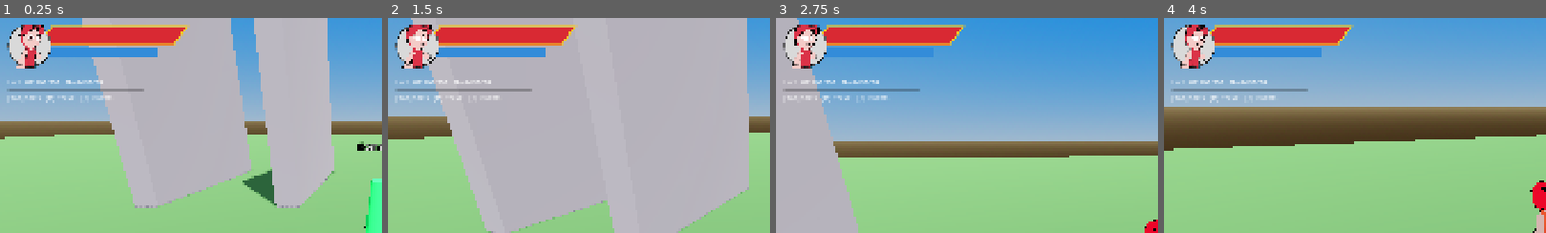
Above: before the commit, frames 1-4 (left to right).
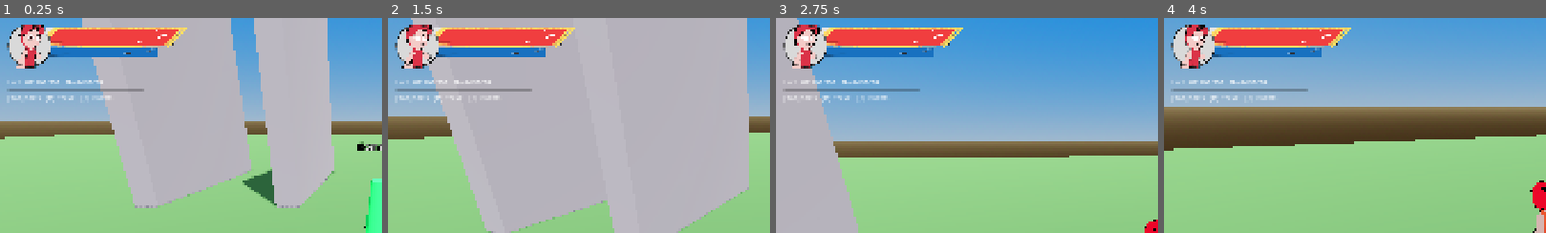
Above: after the commit, the same moments.

Repository: doggoanim/Krits
Game: Godot game, scene res://main.tscn
The game is run twice, just before and just after one commit, with the same random seed, the same clock (stepped at 60 frames per second) and the same inputs.
Inputs (mouse positions are % of the whole screen's width and height, from its top left):
- Up to frame 1 (0.25 s): no input
- Up to frame 2 (1.5 s): tap Enter at 0.5 s; move the mouse to (55, 50) at 0.52 s; hold Ctrl (crouch_pound) 0.53-1.28 s; hold W (move_forward) from 0.53 s (still down); tap Space (jump) at 0.77 s; move the mouse to (45, 50) at 1.27 s; tap E (interact) at 1.35 s
- Up to frame 3 (2.75 s): keep holding W (move_forward); tap Space (jump) at 1.52 s; move the mouse to (52, 48) at 2.02 s; hold Shift (roll_dive) from 2.03 s (still down)
- Up to frame 4 (4 s): keep holding W (move_forward); move the mouse to (49, 52) at 2.77 s; release Shift (roll_dive) at 2.78 s; tap Ctrl (crouch_pound) at 2.85 s; tap Space (jump) at 3.02, 3.77 s; move the mouse to (57, 51) at 3.52 s; tap E (interact) at 3.6 s
The pictures show only the part of the screen within x 0-50%, y 0-50%; the shares and areas given below are measured in that part.

The runs differ from the first frame. In frame 1, 3.0% of the frame differs, in the area x 11-50%, y 3-19%; in frame 2, 3.0%; in frame 3, 3.0%; in frame 4, 3.0%.

Commit message:
Use the designer's actual HUD art for HP fill, shield frame and stamina
Cropped three transparent-background textures out of the pushed
assets/ui/top_left_hud.png mockup — hp_fill.png (the red stroke),
shield_frame.png (just the yellow border, isolated by color so it has
a transparent interior), and stamina_fill.png (the blue stroke) — and
added TexturedSlantedBar, a sibling to SlantedBar that UV-maps a
texture onto the same skewed-reveal polygon instead of drawing a flat
color. The dark background track behind each meter stays a plain
flat-color SlantedBar, since the mockup never drew an empty state to
crop art from. BAR_SKEW is now 20 (measured from the art's own slant)
instead of the earlier guessed 34, and the shield frame gets its own
slightly larger SHIELD_SIZE since its crop includes the border poking
past the red fill's own bounds.

Co-Authored-By: Claude Sonnet 5 <noreply@anthropic.com>
Claude-Session: https://claude.ai/code/session_01TYpdm1jACUqsWG6yyTxbgm

Diff:
--- a/ui/hud.gd
+++ b/ui/hud.gd
@@ -5,28 +5,39 @@
 ## which stay plain Godot controls until a later design pass.
 
 ## -- Meter cluster layout -------------------------------------------------
+## HP fill, the shield frame and the stamina fill are now real art, cropped
+## from the designer's mockup (assets/ui/top_left_hud.png) into three
+## separate transparent-background textures — see TexturedSlantedBar for how
+## a single flat mockup image still works as a live, drainable bar. The dark
+## "track" behind each one stays a plain flat-color SlantedBar, since the
+## mockup never drew an empty state to crop art from.
+const HP_FILL_TEX := preload("res://assets/ui/hp_fill.png")
+const SHIELD_FRAME_TEX := preload("res://assets/ui/shield_frame.png")
+const STAMINA_FILL_TEX := preload("res://assets/ui/stamina_fill.png")
+
 const PORTRAIT_POS := Vector2(20.0, 16.0)
 const PORTRAIT_SIZE := 108.0
 
-const BAR_SKEW := 34.0           ## horizontal lean shared by the HP bar and its shield frame
+## BAR_SKEW matches the art's own slant (measured from the mockup: the top
+## edge sits ~20px right of the bottom edge across its ~266px width).
+const BAR_SKEW := 20.0
 const HP_POS := Vector2(96.0, 22.0)   ## overlaps the portrait's right half, like the reference
 const HP_SIZE := Vector2(340.0, 46.0)
-const SHIELD_OUTLINE_WIDTH := 4.0
+const SHIELD_SIZE := Vector2(356.0, 54.0)   ## the shield_frame crop is a little wider/taller than
+                                             ## the hp_fill one (the yellow border pokes past the
+                                             ## red), so it gets its own size sharing HP_POS
 
 const STAMINA_POS := Vector2(96.0, 72.0)
 const STAMINA_SIZE := Vector2(300.0, 26.0)
 
 const TRACK_COLOR := Color(0.12, 0.12, 0.14, 0.85)
-const HP_COLOR := Color(0.85, 0.16, 0.2)
-const SHIELD_COLOR := Color(0.95, 0.78, 0.15)
-const STAMINA_COLOR := Color(0.2, 0.55, 0.85)
 
 const READOUT_POS := Vector2(20.0, 150.0)
 const READOUT_WIDTH := 340.0
 
-var _hp_fill: SlantedBar
-var _shield_outline: SlantedBar
-var _stamina_fill: SlantedBar
+var _hp_fill: TexturedSlantedBar
+var _shield_outline: TexturedSlantedBar
+var _stamina_fill: TexturedSlantedBar
 
 var _level: Label
 var _xp: ProgressBar
@@ -48,19 +59,19 @@
 func _process(_delta: float) -> void:
 	_refresh()   # shield recharges every frame
 
-## Builds the stylized HP/shield/stamina cluster. Each meter is a stack of
-## SlantedBar instances sharing one rect: a static full-width track behind,
-## then the live value on top — the shield frame is a third layer, outline
-## only, sharing the HP bar's rect/skew so it reads as a frame around it.
+## Builds the stylized HP/shield/stamina cluster: a flat-color track behind
+## each meter, then its real-art fill on top — the shield frame is its own
+## textured layer sharing the HP bar's position/skew so it reads as a frame
+## wrapping it, and because its texture is just border strokes on a
+## transparent interior, "draining" it still looks like an outline shrinking
+## in from the right, not a filled shape.
 func _build_meter_cluster() -> void:
-	_make_bar(HP_POS, HP_SIZE, BAR_SKEW, TRACK_COLOR)
-	_hp_fill = _make_bar(HP_POS, HP_SIZE, BAR_SKEW, HP_COLOR)
-	_shield_outline = _make_bar(HP_POS, HP_SIZE, BAR_SKEW, SHIELD_COLOR)
-	_shield_outline.outline_only = true
-	_shield_outline.outline_width = SHIELD_OUTLINE_WIDTH
+	_make_track(HP_POS, HP_SIZE, BAR_SKEW)
+	_hp_fill = _make_textured_bar(HP_POS, HP_SIZE, BAR_SKEW, HP_FILL_TEX)
+	_shield_outline = _make_textured_bar(HP_POS, SHIELD_SIZE, BAR_SKEW, SHIELD_FRAME_TEX)
 
-	_make_bar(STAMINA_POS, STAMINA_SIZE, 0.0, TRACK_COLOR)
-	_stamina_fill = _make_bar(STAMINA_POS, STAMINA_SIZE, 0.0, STAMINA_COLOR)
+	_make_track(STAMINA_POS, STAMINA_SIZE, 0.0)
+	_stamina_fill = _make_textured_bar(STAMINA_POS, STAMINA_SIZE, 0.0, STAMINA_FILL_TEX)
 
 	# Layered last so the whole portrait sits on top, capping the bars' left
 	# ends the way the reference shows them emerging from behind it:
@@ -82,12 +93,21 @@
 	portrait_ring.draw_fill = false
 	add_child(portrait_ring)
 
-func _make_bar(pos: Vector2, sz: Vector2, skew: float, color: Color) -> SlantedBar:
+func _make_track(pos: Vector2, sz: Vector2, skew: float) -> SlantedBar:
 	var b := SlantedBar.new()
 	b.position = pos
 	b.size = sz
 	b.skew = skew
-	b.fill_color = color
+	b.fill_color = TRACK_COLOR
+	add_child(b)
+	return b
+
+func _make_textured_bar(pos: Vector2, sz: Vector2, skew: float, tex: Texture2D) -> TexturedSlantedBar:
+	var b := TexturedSlantedBar.new()
+	b.position = pos
+	b.size = sz
+	b.skew = skew
+	b.texture = tex
 	add_child(b)
 	return b
 
--- /dev/null
+++ b/ui/widgets/textured_slanted_bar.gd
@@ -0,0 +1,49 @@
+class_name TexturedSlantedBar
+extends Control
+## Like SlantedBar, but reveals a hand-painted texture instead of a flat
+## fill color — used once real art (assets/ui/*.png, cropped from the
+## designer's mockup) replaced the HP/shield/stamina placeholders. Same
+## reveal geometry as SlantedBar (skew = 0 gives a plain rectangle, used for
+## Stamina), but instead of drawing a solid polygon, it UV-maps `texture`
+## onto that polygon so only the fraction of the art up to `value` shows —
+## the art's own right edge gets cut off as the bar drains, same as a flat
+## color would, just painted instead of flat. The shield frame uses this too:
+## its texture is just the border strokes with a transparent interior (see
+## assets/ui/shield_frame.png), so "revealing" it still looks like an
+## outline, not a filled shape.
+
+@export var texture: Texture2D
+@export var skew := 0.0
+
+var max_value := 1.0:
+	set(v):
+		max_value = maxf(v, 0.0)
+		queue_redraw()
+
+var value := 1.0:
+	set(v):
+		value = clampf(v, 0.0, max_value)
+		queue_redraw()
+
+func _draw() -> void:
+	if texture == null or max_value <= 0.0 or value <= 0.0:
+		return
+	var frac := value / max_value
+	var w := size.x * frac
+	var h := size.y
+	var points := PackedVector2Array([
+		Vector2(skew, 0.0),
+		Vector2(skew + w, 0.0),
+		Vector2(w, h),
+		Vector2(0.0, h),
+	])
+	# UV x goes 0..frac — the texture's own left portion, the same fraction as
+	# the polygon's width. That's what makes the art drain from the right as
+	# value drops, instead of squashing/stretching the whole image to fit.
+	var uvs := PackedVector2Array([
+		Vector2(0.0, 0.0),
+		Vector2(frac, 0.0),
+		Vector2(frac, 1.0),
+		Vector2(0.0, 1.0),
+	])
+	draw_polygon(points, PackedColorArray([Color.WHITE]), uvs, texture)
Binary file added: assets/ui/hp_fill.png
Binary file added: assets/ui/shield_frame.png
Binary file added: assets/ui/stamina_fill.png
